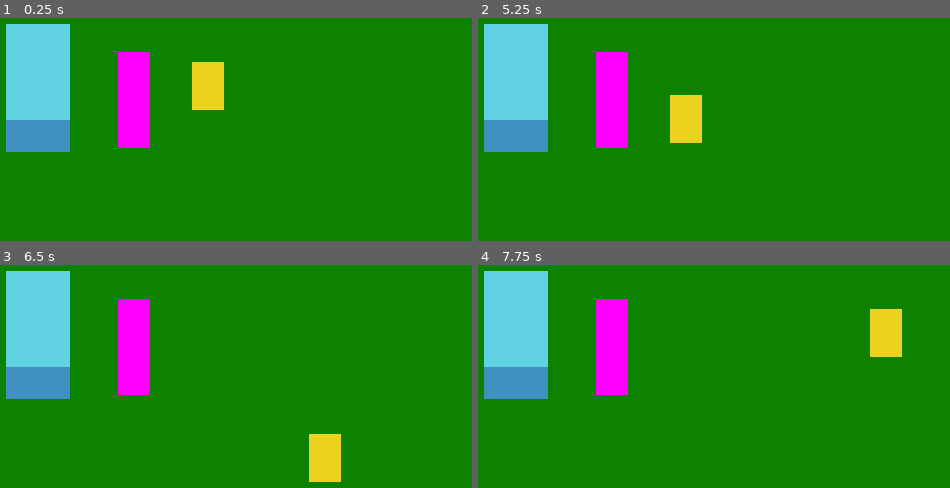
Above: before the commit, frames 1-4 (two rows, left to right).
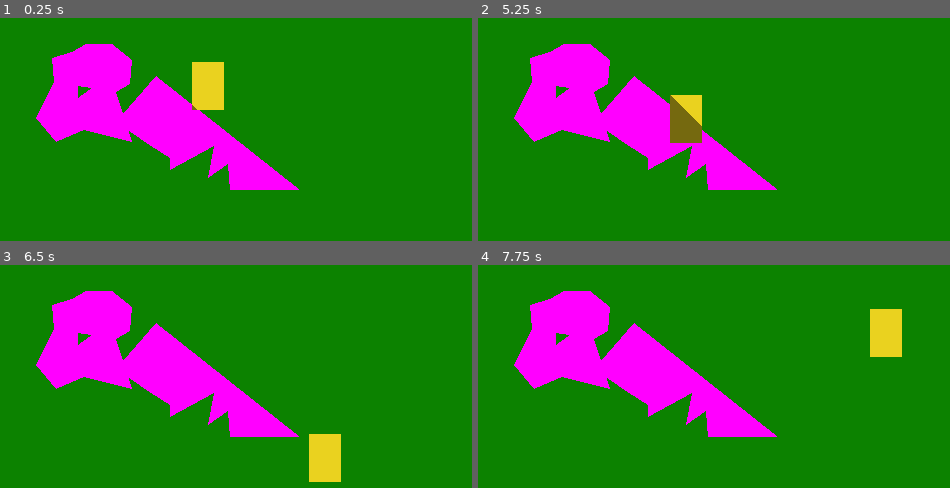
Above: after the commit, the same moments.

Repository: paperman5/godot-shadow-test
Game: Godot game, scene res://Level.tscn
Two runs of this game, one before a commit and one after it. Both use one fixed random seed, a clock stepped at 60 frames per second and the inputs below.
Inputs:
- Up to frame 1 (0.25 s): no input
- Up to frame 2 (5.25 s): tap Enter at 0.5 s; hold D (move_right) 0.53-1.28 s; hold S (move_down) 1.28-2.03 s; hold D (move_right) 2.03-2.78 s; hold W (move_up) 2.78-3.53 s; hold A (move_left) 3.53-5.03 s; hold S (move_down) from 5.03 s (still down)
- Up to frame 3 (6.5 s): release S (move_down) at 5.78 s; hold D (move_right) from 5.78 s (still down)
- Up to frame 4 (7.75 s): release D (move_right) at 6.53 s; hold W (move_up) 6.53-7.28 s; hold D (move_right) from 7.28 s (still down)

The runs differ from the first frame. In frame 1, 19% of the frame differs, in the area x 1-64%, y 2-78%; in frame 2, 19%; in frame 3, 19%; in frame 4, 19%.

Commit message:
More shapes for demoing

Diff:
--- a/Character.gd
+++ b/Character.gd
@@ -4,7 +4,6 @@
 
 var shear := 0.5
 
-onready var poly = get_node("Polygon2D")
 onready var spr = get_node("Sprite")
 
 func _physics_process(delta):
--- a/Character.tscn
+++ b/Character.tscn
@@ -9,6 +9,7 @@
 
 uniform vec2 shadow_vec = vec2(0.0);
 uniform vec4 shadow_color : hint_color;
+uniform bool pixelate = false;
 
 void fragment() {
 	vec2 display_size = 1.0 / fwidth(UV); // onscreen size in pixels
@@ -16,20 +17,24 @@
 	vec2 sample_loc = vec2(FRAGCOORD.x, FRAGCOORD.y - local_pos.y);
 	sample_loc.y -= local_pos.y * shadow_vec.y;
 	sample_loc.x += shadow_vec.x * local_pos.y;
+	sample_loc = round(sample_loc / SCREEN_PIXEL_SIZE) * SCREEN_PIXEL_SIZE; // fix some artifacts
 
 	vec4 c = texelFetch(SCREEN_TEXTURE, ivec2(sample_loc), 0);
 
+	vec4 tex = texture(TEXTURE, UV);
+
 	if (c == shadow_color) {
-		COLOR = shadow_color;
+		COLOR = vec4(tex.rgb * 0.5, tex.a);
 	} else {
-		COLOR = texture(TEXTURE, UV);
+		COLOR = tex;
 	}
 }"
 
 [sub_resource type="ShaderMaterial" id=4]
 shader = SubResource( 3 )
-shader_param/shadow_vec = Vector2( 1, 0.5 )
+shader_param/shadow_vec = Vector2( 1, 0 )
 shader_param/shadow_color = Color( 1, 0, 1, 1 )
+shader_param/pixelate = true
 
 [sub_resource type="RectangleShape2D" id=1]
 extents = Vector2( 8, 3 )
--- a/Level.tscn
+++ b/Level.tscn
@@ -1,8 +1,6 @@
-[gd_scene load_steps=4 format=2]
+[gd_scene load_steps=2 format=2]
 
-[ext_resource path="res://Box.tscn" type="PackedScene" id=1]
 [ext_resource path="res://Character.tscn" type="PackedScene" id=2]
-[ext_resource path="res://box-shadow.png" type="Texture" id=3]
 
 [node name="Level" type="Node2D"]
 
@@ -13,14 +11,21 @@
 
 [node name="YSort" type="YSort" parent="."]
 
-[node name="Box-shadow" type="Sprite" parent="YSort"]
-modulate = Color( 1, 0, 1, 1 )
-position = Vector2( 151, 94 )
-z_index = -3
-texture = ExtResource( 3 )
-
-[node name="Box" parent="YSort" instance=ExtResource( 1 )]
-position = Vector2( 87, 120 )
-
 [node name="Character" parent="YSort" instance=ExtResource( 2 )]
 position = Vector2( 188, 99 )
+
+[node name="Polygon2D" type="Polygon2D" parent="YSort"]
+z_index = -1
+color = Color( 1, 0, 1, 1 )
+polygon = PoolVector2Array( 126, 109, 150, 115, 142, 90, 149, 86, 150, 74, 140, 66, 127, 66, 120, 70, 110, 73, 111, 85, 102, 103, 112, 115 )
+
+[node name="Polygon2D2" type="Polygon2D" parent="YSort"]
+position = Vector2( -13, 8 )
+z_index = -1
+color = Color( 1, 0, 1, 1 )
+polygon = PoolVector2Array( 171, 108, 155, 97, 175, 74, 247, 131, 212, 131, 211, 118, 201, 125, 204, 109, 182, 121, 182, 115 )
+
+[node name="Polygon2D3" type="Polygon2D" parent="YSort"]
+z_index = -1
+color = Color( 0.0509804, 0.513726, 0, 1 )
+polygon = PoolVector2Array( 123, 93, 123, 87, 130, 88 )
